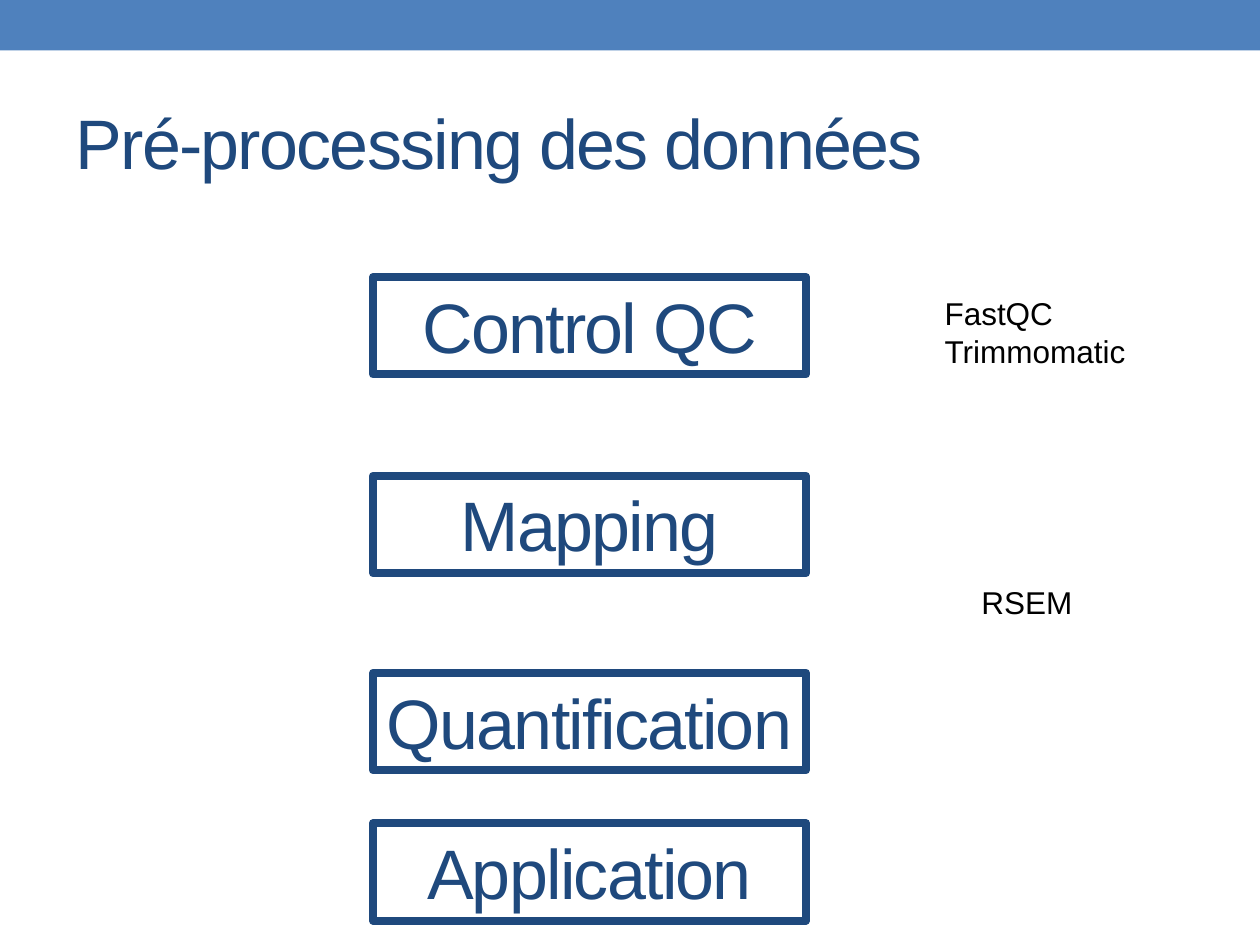
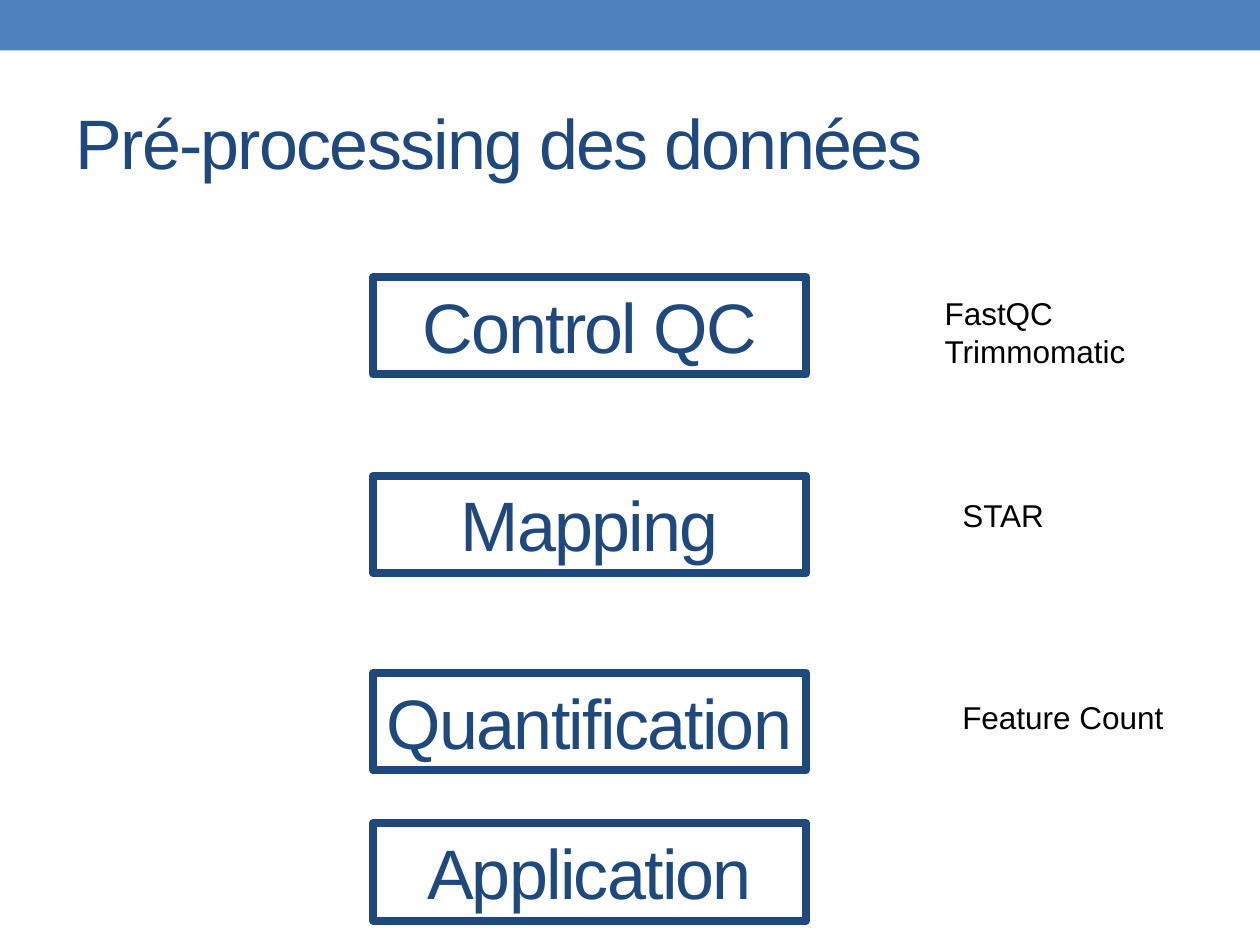
Before and after one commit to PF-BB/CentraleSupelec-R-genomics, a slide deck: slide 20 of docs/source/TP2/TP2_2061124.pptx. Drawn at 1260x945 pixels with LibreOffice and Linux fonts; fonts in the diff are those of the drawing. Boxes give left, top, right and bottom in pixels: in the first picture for what was removed or moved away, otherwise in the second. Text is boxed around its words. In the diff, an @@ line names an element or a change of style, - is before the commit and + after.

```diff
--- a/docs/source/TP2/TP2_2061124.pptx
+++ b/docs/source/TP2/TP2_2061124.pptx
@@ text at [962,505,1044,528]: text changed @@
-RSEM
+STAR
@@ text added at [962,707,1163,730], 18 pt, text #000000 @@
+Feature Count
```
Also in this commit, not shown: 1 other slide changed, 1 slide added, 1 slide removed.
